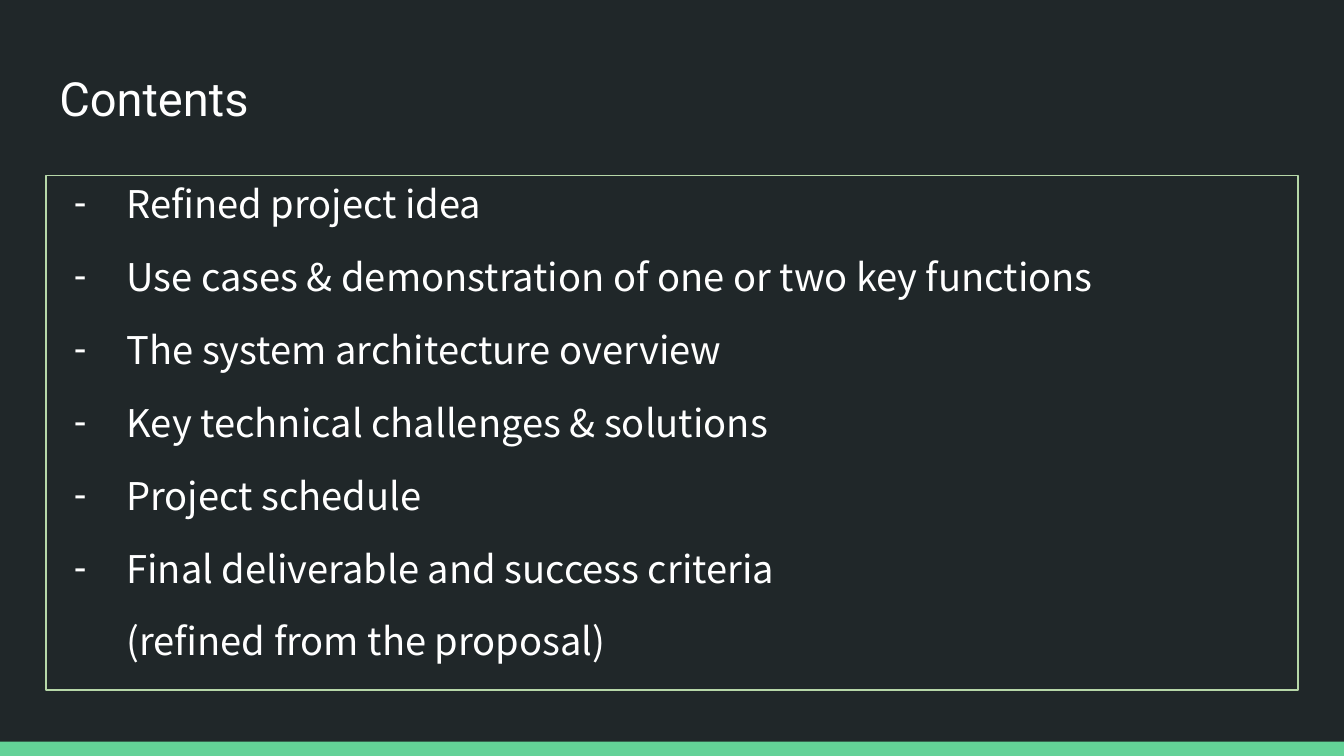
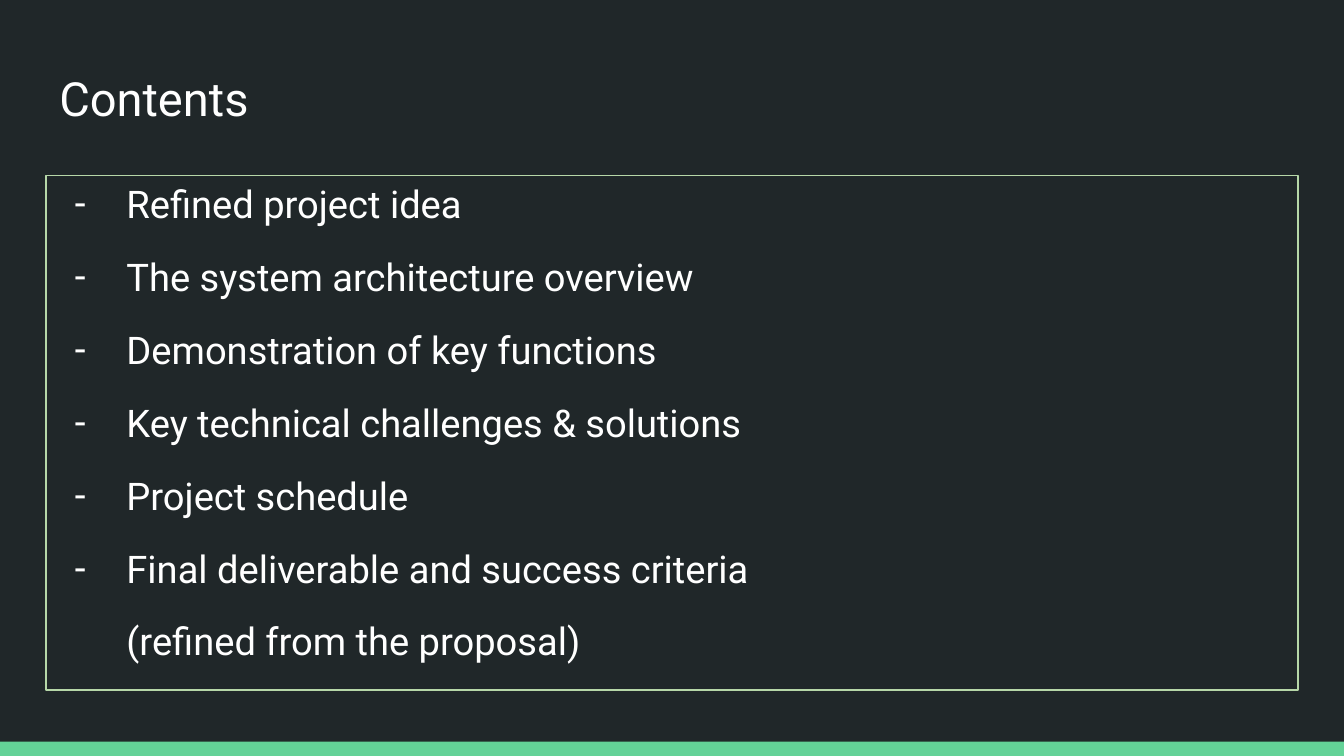
Before and after one commit to JinhwanSul/GuardianEyes, a slide deck: slide 2 of slides/Guardian eyes Midterm presentation.pptx. Drawn at 1344x756 pixels with LibreOffice and Linux fonts; fonts in the diff are those of the drawing. Boxes give left, top, right and bottom in pixels: in the first picture for what was removed or moved away, otherwise in the second. Text is boxed around its words. In the diff, an @@ line names an element or a change of style, - is before the commit and + after.

```diff
--- a/slides/Guardian eyes Midterm presentation.pptx
+++ b/slides/Guardian eyes Midterm presentation.pptx
@@ text at <box>126,189,749,664</box>: font Noto Sans CJK KR to Roboto in "Refined project idea", "The system architecture overview", "Key technical challenges & solutions", "Project schedule" and 2 more places @@
@@ text at <box>126,260,1093,300</box>: paragraph removed @@
-– Use cases & demonstration of one or two key functions
@@ text at <box>126,335,656,372</box>: paragraph added @@
+– Demonstration of key functions
```
Also in this commit, not shown: 10 other slides changed, 1 other file.
